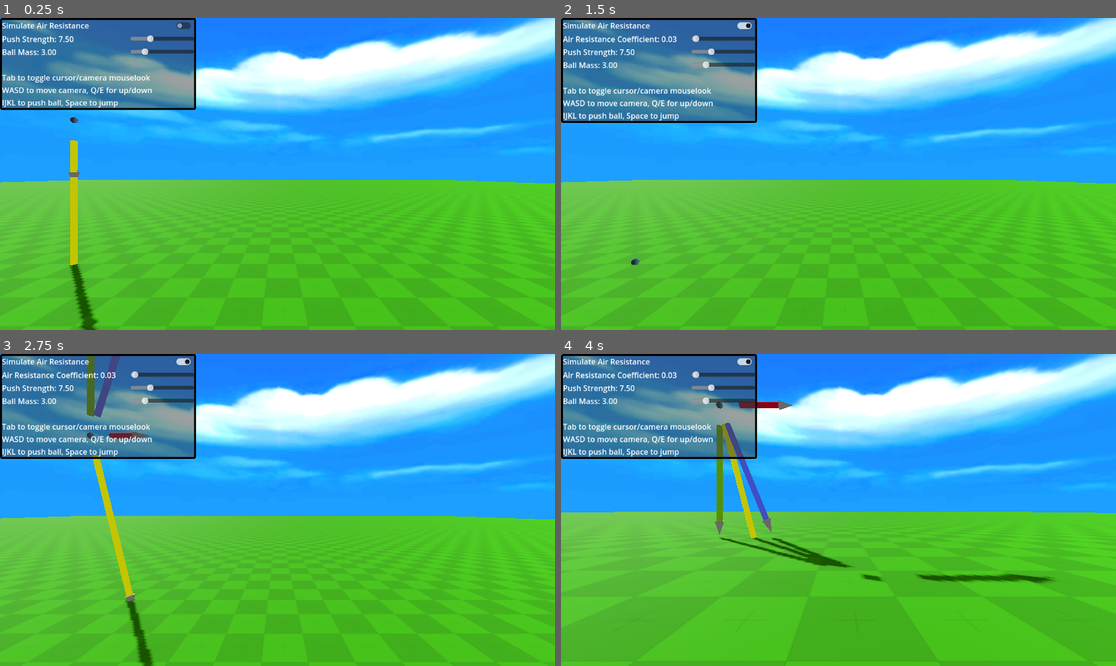
Above: before the commit, frames 1-4 (two rows, left to right).
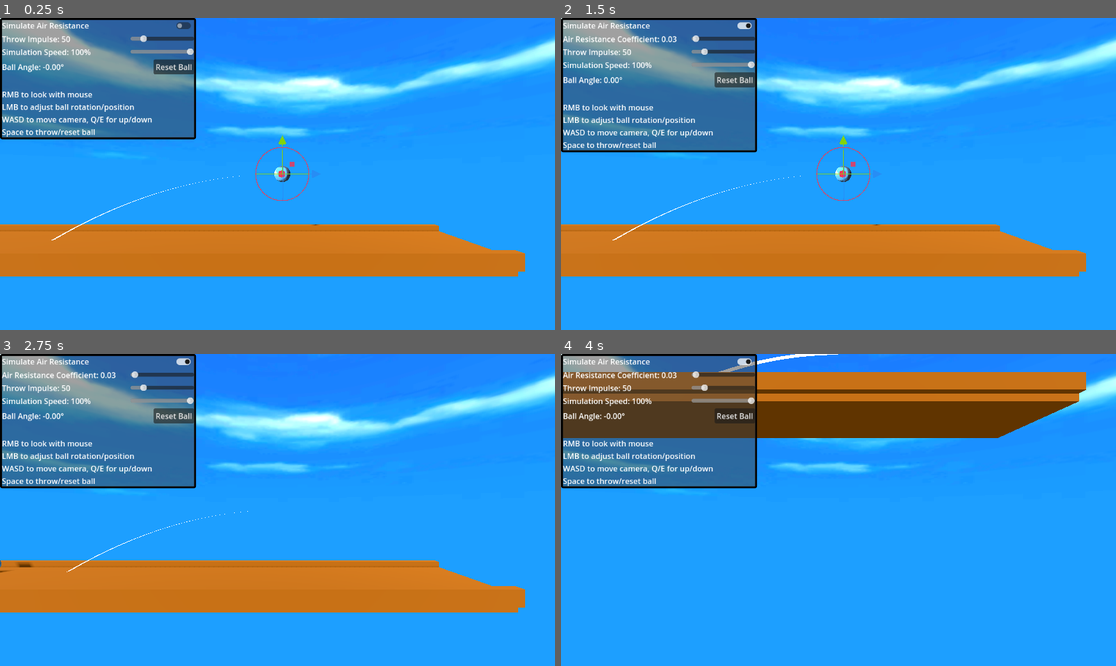
Above: after the commit, the same moments.

Repository: ErythiaSea/CMP400-PhET
Game: Godot game, scene res://Scenes/bowlingEnv.tscn
Same seed, same stepped clock (60 frames per second), same inputs: the game is played once before the commit and once after it. Before the commit the project starts from res://Scenes/testEnv.tscn. The engine's default icon, where the game draws it, is replaced by a stand-in: a white triangle on a blue panel in a dark square.
Inputs (mouse positions are in pixels of both pictures, inside the frame that each line leads up to):
- Up to frame 1 (0.25 s): no input
- Up to frame 2 (1.5 s): click (733, 67) at 0.5 s, where only the run after the commit has a clickable "Reset Ball"; click (744, 24) at 1.25 s
- Up to frame 3 (2.75 s): tap Enter (ui_accept) at 2, 2.27 s; move the mouse to (399, 494) at 2.02 s; hold L (ball_right) from 2.03 s (still down); tap Space (ball_fire) at 2.1 s; click (399, 494) at 2.17 s
- Up to frame 4 (4 s): release L (ball_right) at 2.75 s; drag from (727, 525) to (810, 572) at 2.77 s; move the mouse to (894, 441) at 3.52 s; hold L (ball_right) from 3.53 s (still down); hold E (camera_down) from 3.53 s (still down)

The runs differ from the first frame. In frame 1, 69% of the frame differs, in the area x 0-100%, y 0-100%; in frame 2, 69%; in frame 3, 69%; in frame 4, 77%.

Commit message:
ball angle and reset button

Diff:
--- a/Scenes/bowlingEnv.tscn
+++ b/Scenes/bowlingEnv.tscn
@@ -197,7 +197,7 @@
 [node name="BowlingPin5" parent="Pins" instance=ExtResource("9_lt5hn")]
 transform = Transform3D(1, 0, 0, 0, 1, 0, 0, 0, 1, 0.225, 0.287, -21.475)
 
-[node name="GUIRoot" type="CanvasLayer" parent="." node_path …(161 unchanged characters)… rength_slider", "push_strength_label", "force_ball")]
+[node name="GUIRoot" type="CanvasLayer" parent="." node_path …(161 unchanged characters)… rength_slider", "push_strength_label", "time_scale_slider", "time_scale_label", "ball_angle_label", "force_ball")]
 script = ExtResource("10_w56ka")
 air_resistance_toggle = NodePath("PanelContainer/VBoxContainer/ButtonContainer/AirResistanceButton")
 air_resistance_slider_container = NodePath("PanelContainer/VBoxContainer/ARCSliderContainer")
@@ -205,6 +205,9 @@
 air_resistance_coefficient_label = NodePath("PanelContainer/VBoxContainer/ARCSliderContainer/ARCSliderLabel")
 push_strength_slider = NodePath("PanelContainer/VBoxContainer/PSSliderContainer/PushStrengthSlider")
 push_strength_label = NodePath("PanelContainer/VBoxContainer/PSSliderContainer/PSSliderLabel")
+time_scale_slider = NodePath("PanelContainer/VBoxContainer/TSSliderContainer/TimeScaleSlider")
+time_scale_label = NodePath("PanelContainer/VBoxContainer/TSSliderContainer/TSSliderLabel")
+ball_angle_label = NodePath("PanelContainer/VBoxContainer/ResetBallContainer/AngleLabel")
 force_ball = NodePath("../ForceBall")
 
 [node name="PanelContainer" type="PanelContainer" parent="GUIRoot"]
@@ -263,6 +266,36 @@
 step = 0.01
 value = 50.0
 
+[node name="TSSliderContainer" type="HBoxContainer" parent="GUIRoot/PanelContainer/VBoxContainer"]
+layout_mode = 2
+
+[node name="TSSliderLabel" type="Label" parent="GUIRoot/PanelContainer/VBoxContainer/TSSliderContainer"]
+layout_mode = 2
+size_flags_horizontal = 2
+text = "Simulation Speed: 100%"
+
+[node name="TimeScaleSlider" type="HSlider" parent="GUIRoot/PanelContainer/VBoxContainer/TSSliderContainer"]
+layout_mode = 2
+size_flags_horizontal = 3
+size_flags_vertical = 4
+size_flags_stretch_ratio = 0.5
+max_value = 1.0
+step = 0.01
+value = 1.0
+
+[node name="ResetBallContainer" type="HBoxContainer" parent="GUIRoot/PanelContainer/VBoxContainer"]
+layout_mode = 2
+
+[node name="AngleLabel" type="Label" parent="GUIRoot/PanelContainer/VBoxContainer/ResetBallContainer"]
+layout_mode = 2
+size_flags_horizontal = 3
+text = "Ball Angle: 0°"
+
+[node name="Button" type="Button" parent="GUIRoot/PanelContainer/VBoxContainer/ResetBallContainer"]
+layout_mode = 2
+focus_mode = 0
+text = "Reset Ball"
+
 [node name="ControlsLabel" type="Label" parent="GUIRoot/PanelContainer/VBoxContainer"]
 layout_mode = 2
 text = "
@@ -270,3 +303,6 @@
 LMB to adjust ball rotation/position
 WASD to move camera, Q/E for up/down
 Space to throw/reset ball"
+
+[connection signal="value_changed" from="GUIRoot/PanelContainer/VBoxContainer/TSSliderContainer/TimeScaleSlider" to="GUIRoot" method="_on_time_scale_slider_value_changed"]
+[connection signal="pressed" from="GUIRoot/PanelContainer/VBoxContainer/ResetBallContainer/Button" to="ForceBall" method="full_reset"]
--- a/Scenes/bowling_ball.gd
+++ b/Scenes/bowling_ball.gd
@@ -8,8 +8,10 @@
 
 var fire_impulse_strength: float = 50
 
-var last_pos: Vector3 = Vector3(0, 1, 0)
-var last_rot: Vector3 = Vector3.ZERO
+var init_pos := Vector3(0, 1, 0)
+var last_pos := init_pos
+var init_rot: Vector3 = Vector3.ZERO
+var last_rot := init_rot
 
 # Called when the node enters the scene tree for the first time.
 func _ready() -> void:
@@ -30,6 +32,11 @@
 	position = last_pos
 	rotation = last_rot
 	freeze = true
+
+func full_reset() -> void:
+	last_pos = init_pos
+	last_rot = init_rot
+	reset()
 
 # Called every frame. 'delta' is the elapsed time since the previous frame.
 func _process(delta: float) -> void:
--- a/Scenes/gui_root.gd
+++ b/Scenes/gui_root.gd
@@ -8,6 +8,9 @@
 @export var mass_label: Label
 @export var push_strength_slider: HSlider
 @export var push_strength_label: Label
+@export var time_scale_slider: HSlider
+@export var time_scale_label: Label
+@export var ball_angle_label: Label
 @export var force_ball: RigidBody3D
 
 # Called when the node enters the scene tree for the first time.
@@ -36,6 +39,12 @@
 	force_ball.fire_impulse_strength = value
 	push_strength_label.text = "Throw Impulse: %.2f" % value
 
+func _on_time_scale_slider_value_changed(value: float) -> void:
+	Engine.time_scale = value
+	time_scale_label.text = "Simulation Speed: %d" % (int)(value*100)
+	time_scale_label.text += "%"
+
 # Called every frame. 'delta' is the elapsed time since the previous frame.
 func _process(delta: float) -> void:
-	pass
+	if (force_ball.freeze):
+		ball_angle_label.text = "Ball Angle: %.2f°" % force_ball.rotation_degrees.x
--- a/Scenes/mouselook_cam.gd
+++ b/Scenes/mouselook_cam.gd
@@ -7,6 +7,10 @@
 
 # Called every frame. 'delta' is the elapsed time since the previous frame.
 func _process(delta: float) -> void:
+	if (Engine.time_scale > 0):
+		delta *= 1/Engine.time_scale
+	else:
+		delta = 1.0/60.0
 	if (Input.is_action_pressed("camera_fwd")):
 		position += basis * Vector3.FORWARD * delta * 5
 	if (Input.is_action_pressed("camera_bck")):
--- a/project.godot
+++ b/project.godot
@@ -11,7 +11,7 @@
 [application]
 
 config/name="CMP400 PhET"
-run/main_scene="uid://bjrth7jbmslq0"
+run/main_scene="uid://dg0lyw2wu0nwg"
 config/features=PackedStringArray("4.5", "GL Compatibility")
 config/icon="res://GFX/icon.svg"
 
